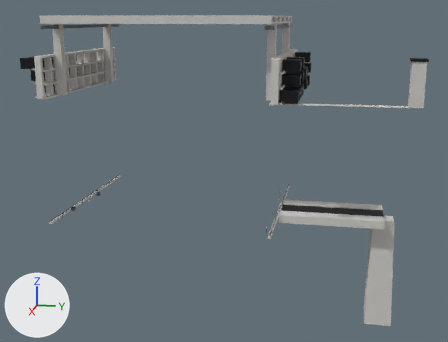
One commit to the FBX model Assets/_Project/04.Art/02.Models/Megastructure/SM_Mega_Junction.fbx: the scene before it, then after it.
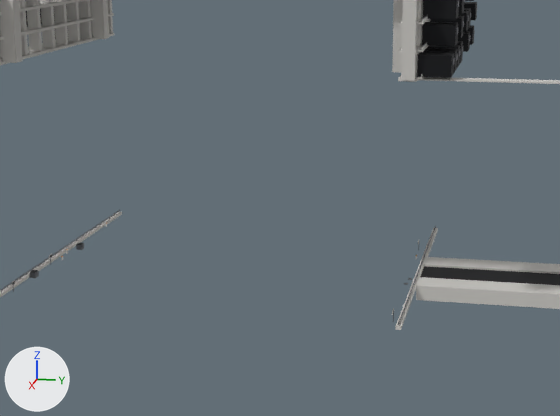
There are two pictures of each version: one whole from a 50 mm lens placed at (277.5, 76.0, 121.3), pointed at (0.8, 20.7, 52.1), one close up on the part from 12% to 79% of the width and 18% to 83% of the height. Every picture has the same lights, and +X, +Y and +Z are marked at lower left. The older version's two pictures come first. Where no turn or scale is listed for an object, it has been applied to the vertices. Vertices at exactly the same position are counted once.

Objects in the first close-up: 'SM_Mega_Junction'.
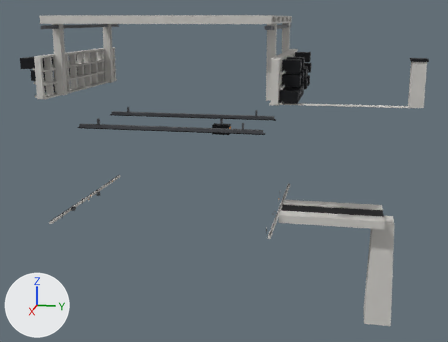
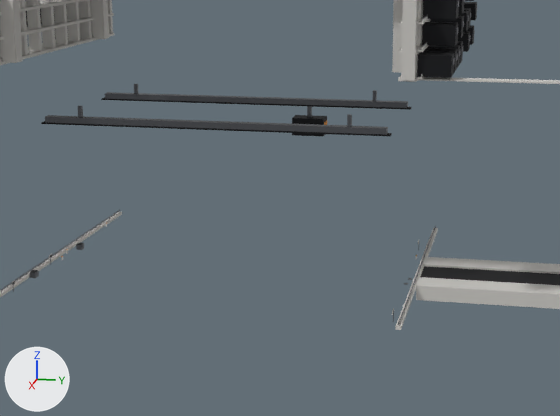
Location of each change, [x1, y1, x2, y2] in pixels of the close-ups (560 x 416 px):
part 1 of me_sm_mega_junction, added: after [134, 84, 138, 94]
part 2 of me_sm_mega_junction, added: after [373, 90, 377, 101]
part 3 of me_sm_mega_junction, added: after [105, 92, 408, 108]
part 4 of me_sm_mega_junction, added: after [101, 97, 412, 110]
part 5 of me_sm_mega_junction, added: after [78, 106, 83, 118]
part 6 of me_sm_mega_junction, added: after [347, 114, 352, 127]
part 7 of me_sm_mega_junction, added: after [45, 115, 388, 135]
part 8 of me_sm_mega_junction, added: after [41, 121, 392, 136]
part 9 of me_sm_mega_junction, added: after [307, 106, 312, 117]
part 10 of me_sm_mega_junction, added: after [292, 115, 327, 136]

The change, as a diff of the scene's bpy script:
```diff
--- a/Assets/_Project/04.Art/02.Models/Megastructure/SM_Mega_Junction.fbx.py
+++ b/Assets/_Project/04.Art/02.Models/Megastructure/SM_Mega_Junction.fbx.py
@@ me_sm_mega_junction @@
 # used by ob_sm_mega_junction; location = (0.0, 0.0, 0.0)
-me_sm_mega_junction.from_pydata(...)  # 2160 vertices, 1626 faces; spans x -42.0..42.0, y -57.0..104.0, z -16.0..122.0
+me_sm_mega_junction.from_pydata(...)  # 2248 vertices, 1692 faces; spans x -42.0..42.0, y -57.0..104.0, z -16.0..122.0
+# me_sm_mega_junction part 1: a new loose piece, a box spanning x -19.94..-19.04, y -33.09..-32.19, z 74.6..78.0, in mat_m_mega_steel (grey #6e7075)
+# me_sm_mega_junction part 2: a new loose piece, a box spanning x -19.94..-19.04, y 32.19..33.09, z 74.6..78.0, in mat_m_mega_steel (grey #6e7075)
+# me_sm_mega_junction part 3: a new loose piece, a box spanning x -20.6..-18.4, y -41.3..41.3, z 73.9..75.3, in mat_m_mega_steel (grey #6e7075)
+# me_sm_mega_junction part 4: a new loose piece, a box spanning x -20.69..-18.29, y -42.24..42.24, z 73.52..73.88, in mat_m_mega_dark (dark grey #303134)
+# me_sm_mega_junction part 5: a new loose piece, a box spanning x 19.04..19.94, y -33.09..-32.19, z 74.6..78.0, in mat_m_mega_steel (grey #6e7075)
+# me_sm_mega_junction part 6: a new loose piece, a box spanning x 19.04..19.94, y 32.19..33.09, z 74.6..78.0, in mat_m_mega_steel (grey #6e7075)
+# me_sm_mega_junction part 7: a new loose piece, a box spanning x 18.4..20.6, y -41.3..41.3, z 73.9..75.3, in mat_m_mega_steel (grey #6e7075)
+# me_sm_mega_junction part 8: a new loose piece, a box spanning x 18.29..20.69, y -42.24..42.24, z 73.52..73.88, in mat_m_mega_dark (dark grey #303134)
+# me_sm_mega_junction part 9: a new loose piece, a box spanning x -20.0..-19.0, y 14.9..15.9, z 70.5..73.5, in mat_m_mega_steel (grey #6e7075)
+# me_sm_mega_junction part 10: a new loose piece, a box spanning x -22.1..-16.9, y 11.2..19.6, z 65.9..70.5, in mat_m_mega_dark (dark grey #303134)
+# other edits to the shape of me_sm_mega_junction do not show in these pictures
 me_sm_mega_junction.materials.append(mat_m_mega_concrete)
```
